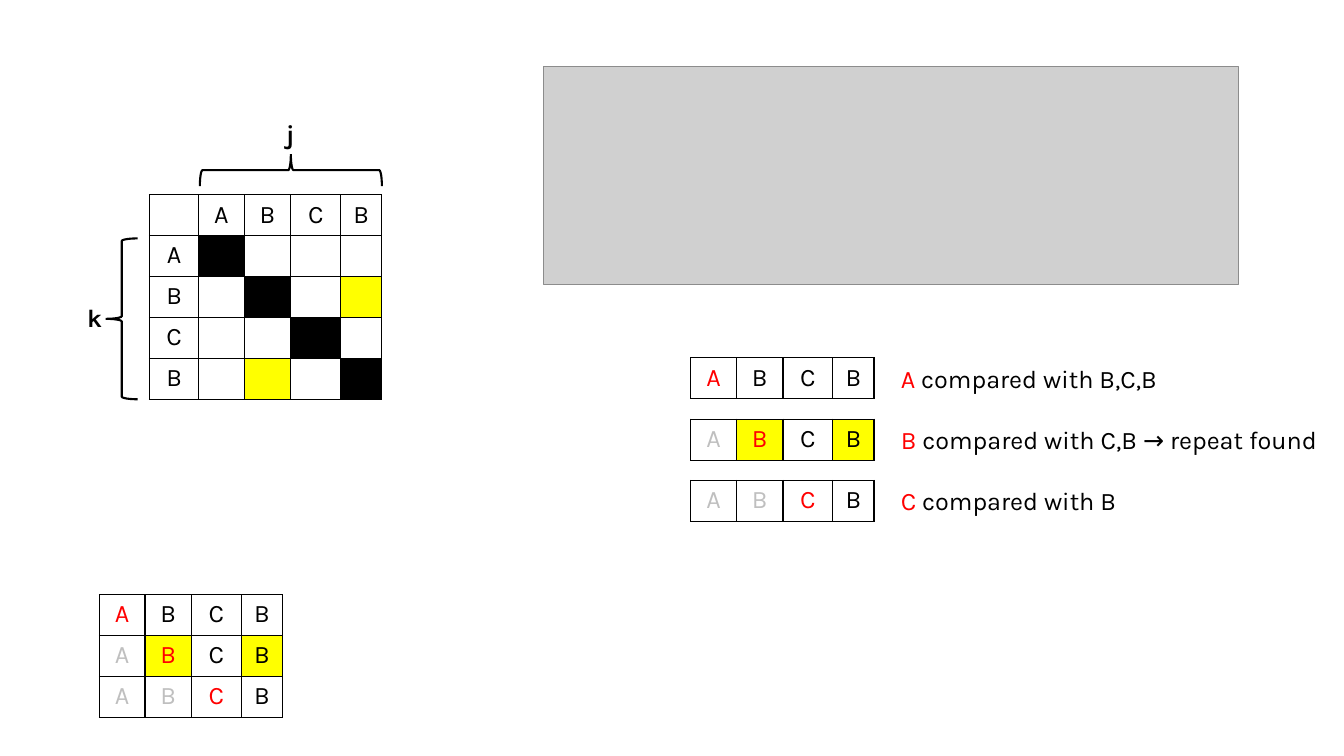
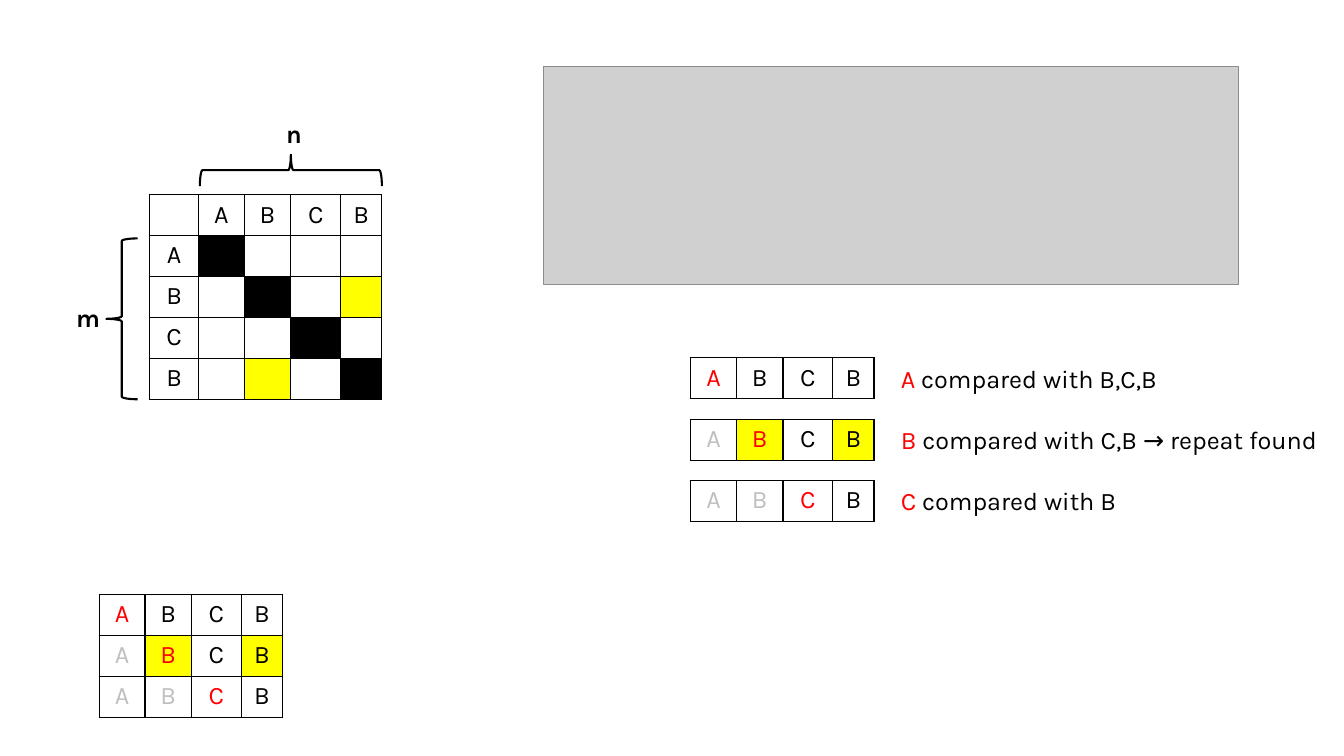
Before and after one commit to engmaths/SEMT10002_2026, a slide deck: slide 2 of media/week_9/diagrams_week_9.pptx. Drawn at 1344x756 pixels with LibreOffice and Linux fonts; fonts in the diff are those of the drawing; grey boxes stand for pictures. Boxes give left, top, right and bottom in pixels: in the first picture for what was removed or moved away, otherwise in the second. Text is boxed around its words. In the diff, an @@ line names an element or a change of style, - is before the commit and + after.

```diff
--- a/media/week_9/diagrams_week_9.pptx
+++ b/media/week_9/diagrams_week_9.pptx
@@ text at <box>286,130,302,143</box>: text changed @@
-j
+n
@@ text at <box>76,314,100,327</box>: text changed @@
-k
+m
```
Also in this commit, not shown: 1 other file.
